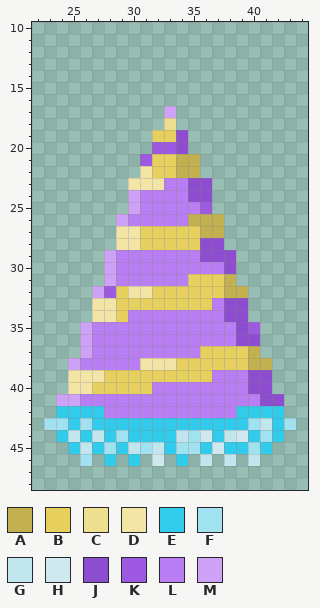
Two versions of one pixel-art sprite, Assets/Sprites/party_hat.png. The first picture shows the starting point.
The file is 64x64 pixels. Shown: x 22..44, y 10..48.
Palette (. is transparent): A #c3b04f  B #e7d05d  C #eedf90  D #f2e5a5  E #31cbec  F #a1e2f0  G #c1e6ee  H #cfe9ee  J #8e4dd0  K #9d59e1  L #b97df4  M #cda2f7
Pixels before, first column x 23:
17 ..........M..........
18 ..........C..........
19 .........BBJ.........
20 .........KKJ.........
21 ........KBBAA........
22 ........DBBAA........
23 .......DDDLLJJ.......
24 .......MLLLLJJ.......
25 .......MLLLLLK.......
26 ......MLLLLLAAA......
27 ......DDBBBBBAA......
28 ......DDBBBBBJJ......
29 .....MLLLLLLLJJJ.....
30 .....MLLLLLLLLLJ.....
31 .....MLLLLLLBBBA.....
32 ....MKBDDBBBBBBAA....
33 ....DDBBBBBBBBLJJ....
34 ....DDBLLLLLLLLJJ....
35 ...MLLLLLLLLLLLLJK...
36 ...MLLLLLLLLLLLLJJ...
37 ...MLLLLLLLLLBBBBA...
38 ..MLLLLLDDDBBBBBBAA..
39 ..DDDBBBBBBBBBLLLJJ..
40 ..DDBBBBBLLLLLLLLJJ..
41 .MMLLLLLLLLLLLLLLLJJ.
42 .EEEELLLLLLLLLLLEEEE.
43 FFEFEEEEEEEEEEEEEFGEF
44 .EGEGEFEEEEGFHEGHEFE.
45 ..EGEFEGFGEFFEHEEFE..
46 ...F.E.E.H.E.G.G.G...
And afterwards:
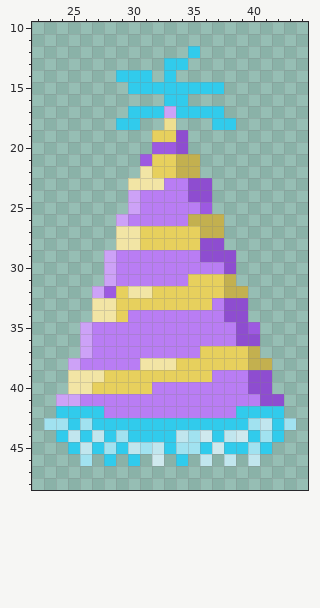
From old to new:
y 12: x 35 . -> E
y 13: x 33..34 .. -> EE
y 14: x 29..31 ... -> EEE; x 33 . -> E
y 15: x 30..37 ........ -> EEEEEEEE
y 16: x 33..34 .. -> EE
y 17: x 30..32 ... -> EEE; x 34..37 .... -> EEEE
y 18: x 29..30 .. -> EE; x 37..38 .. -> EE
Where, in picture pixels (left, top, right, bottom), the same in both pictures:
added: (116, 46, 236, 130)
